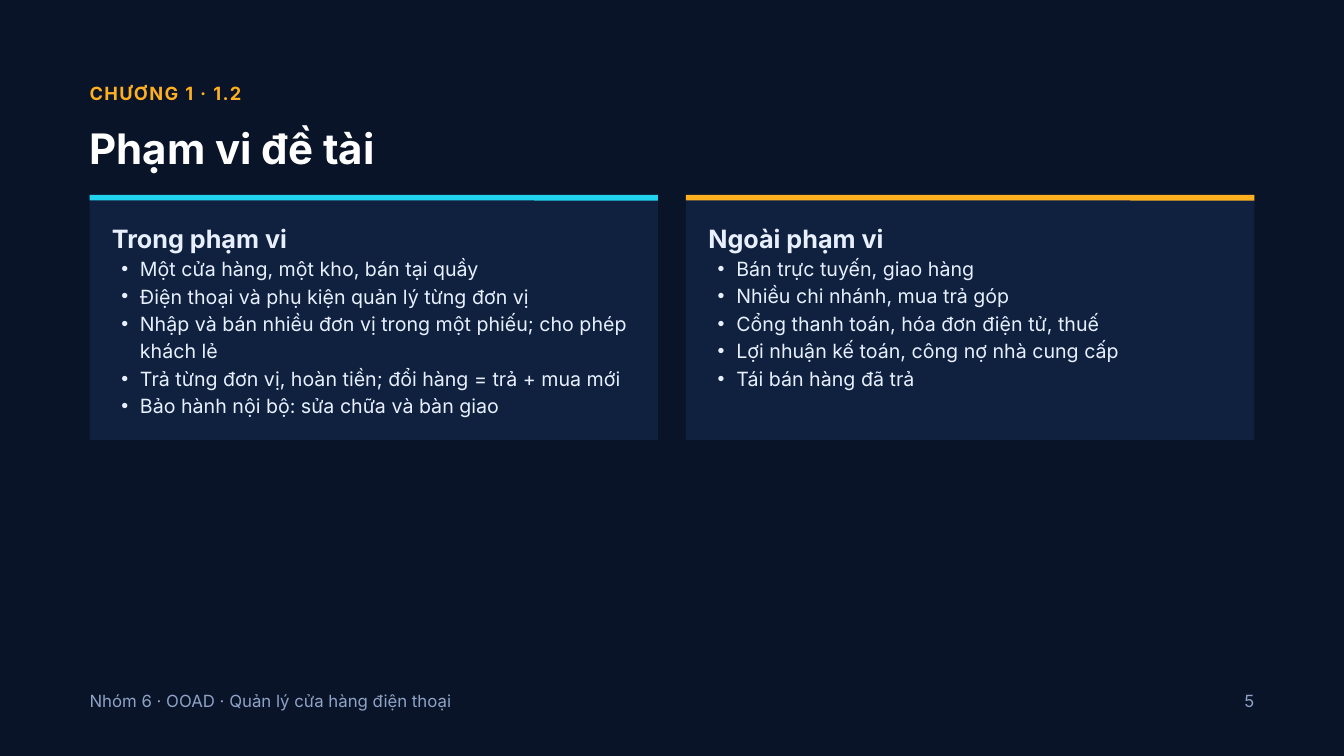
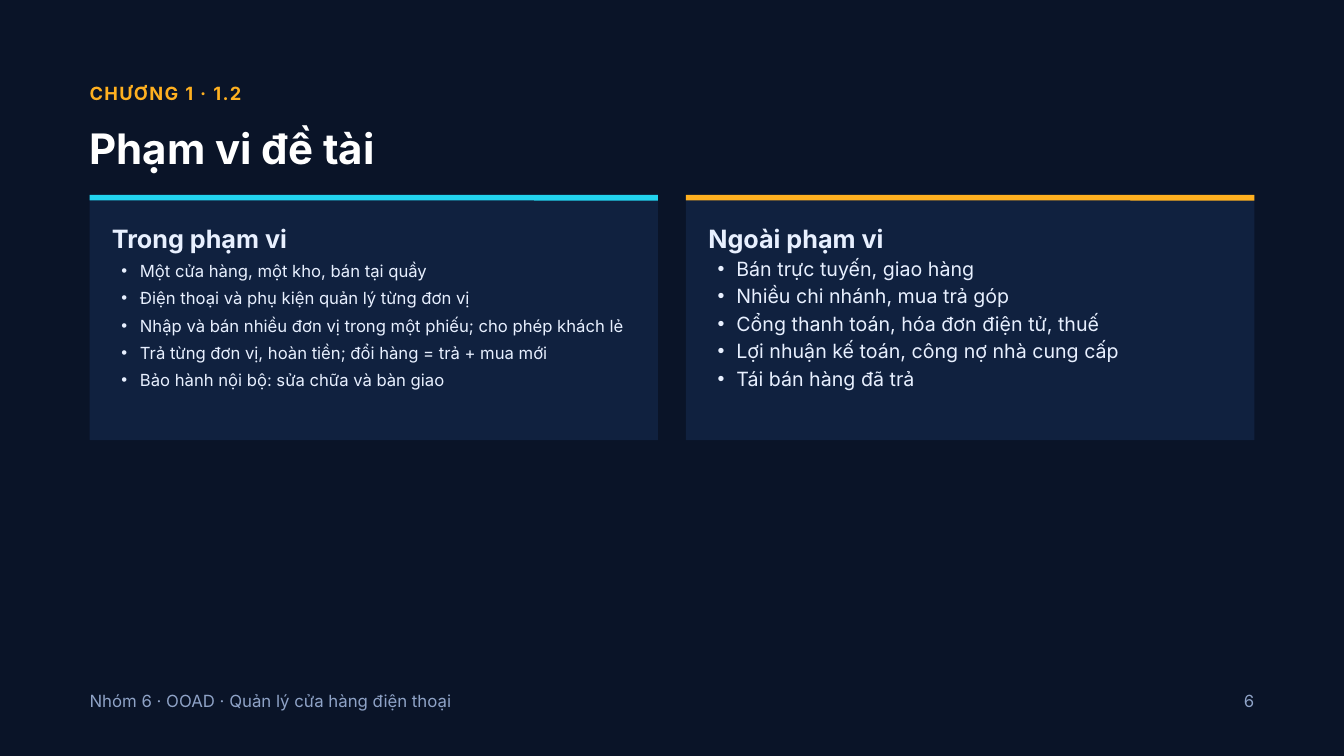
Before and after one commit to Daichou2311/BTL-PTTKHDT, a slide deck: slide 6 of Nhóm 6 - Hệ thống quản lý cửa hàng điện thoại (OOAD).pptx (slide 5 before the commit). Drawn at 1344x756 pixels with LibreOffice and Linux fonts; fonts in the diff are those of the drawing; background and template pictures are left out. Boxes give left, top, right and bottom in pixels: in the first picture for what was removed or moved away, otherwise in the second. Text is boxed around its words. In the diff, an @@ line names an element or a change of style, - is before the commit and + after.

```diff
--- a/Nhóm 6 - Hệ thống quản lý cửa hàng điện thoại (OOAD).pptx
+++ b/Nhóm 6 - Hệ thống quản lý cửa hàng điện thoại (OOAD).pptx
@@ text "Một cửa hàng, một kho, ..." at bbox=[140, 263, 624, 390]: size 14 to 11.9 pt @@
@@ text at bbox=[1244, 694, 1254, 707]: text changed @@
-5
+6
```
Also in this commit, not shown: 22 other slides changed, 3 slides added, 36 slides removed, 1 other file.
